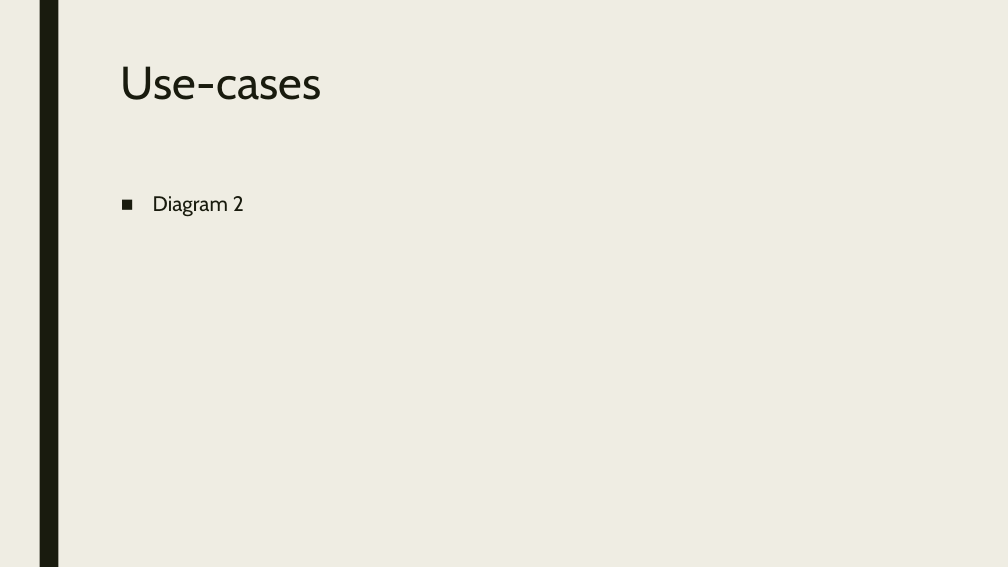
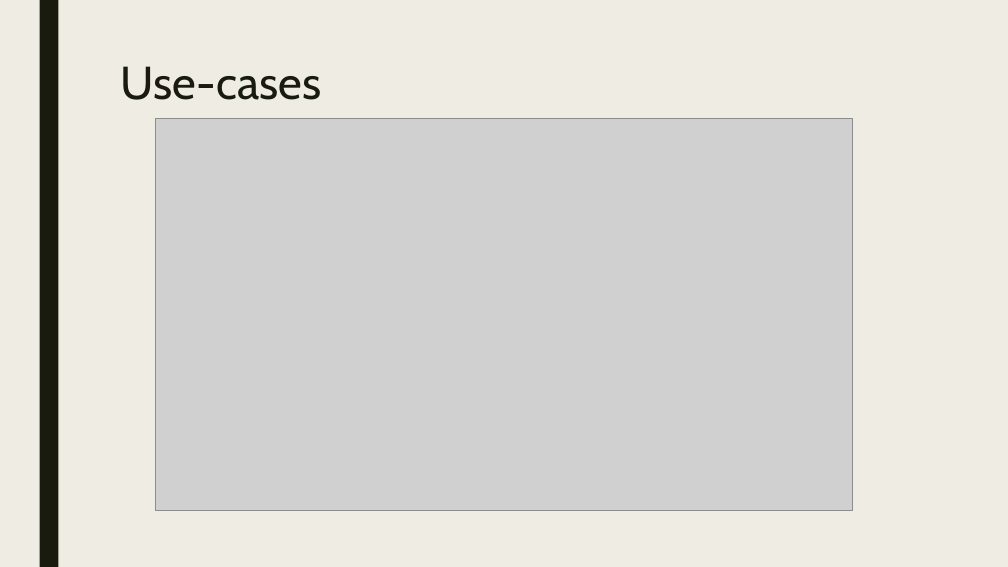
Before and after one commit to kacienk/Bydlac, a slide deck: slide 9 of EduResources/PrezentacjaInżynieria1.pptx (slide 8 before the commit). Drawn at 1008x567 pixels with LibreOffice and Linux fonts; fonts in the diff are those of the drawing; grey boxes stand for pictures. Boxes give left, top, right and bottom in pixels: in the first picture for what was removed or moved away, otherwise in the second. Text is boxed around its words. In the diff, an @@ line names an element or a change of style, - is before the commit and + after.

```diff
--- a/EduResources/PrezentacjaInżynieria1.pptx
+++ b/EduResources/PrezentacjaInżynieria1.pptx
@@ picture added at box(155, 118, 853, 510) @@
@@ text removed at box(153, 196, 244, 217) @@
-■ Diagram 2
```
Also in this commit, not shown: 6 other slides changed, 2 slides added, 1 other file.
